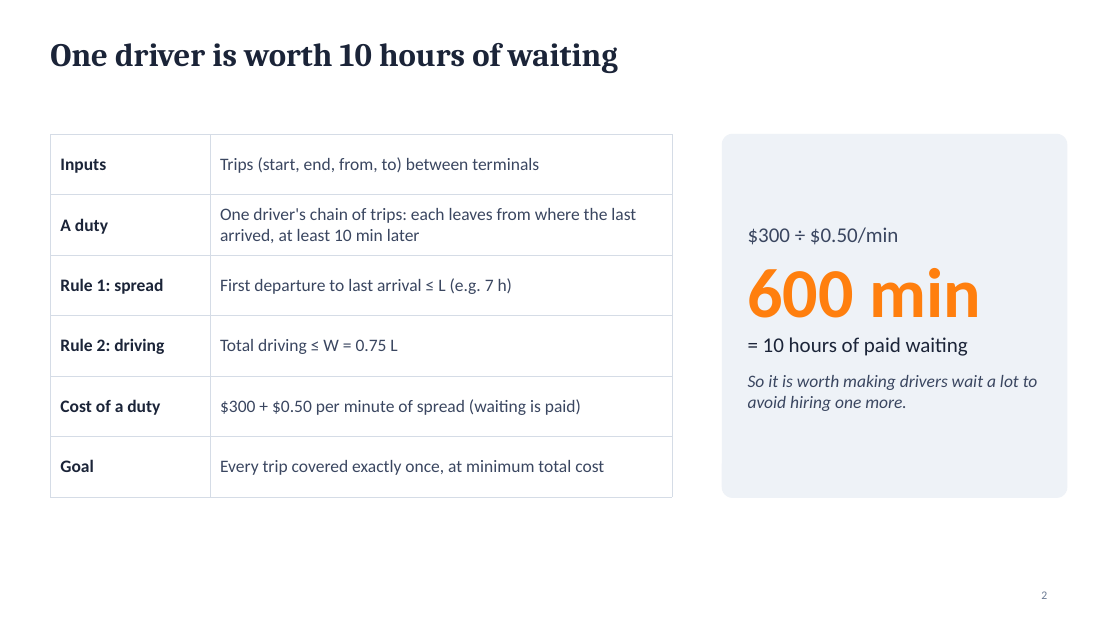
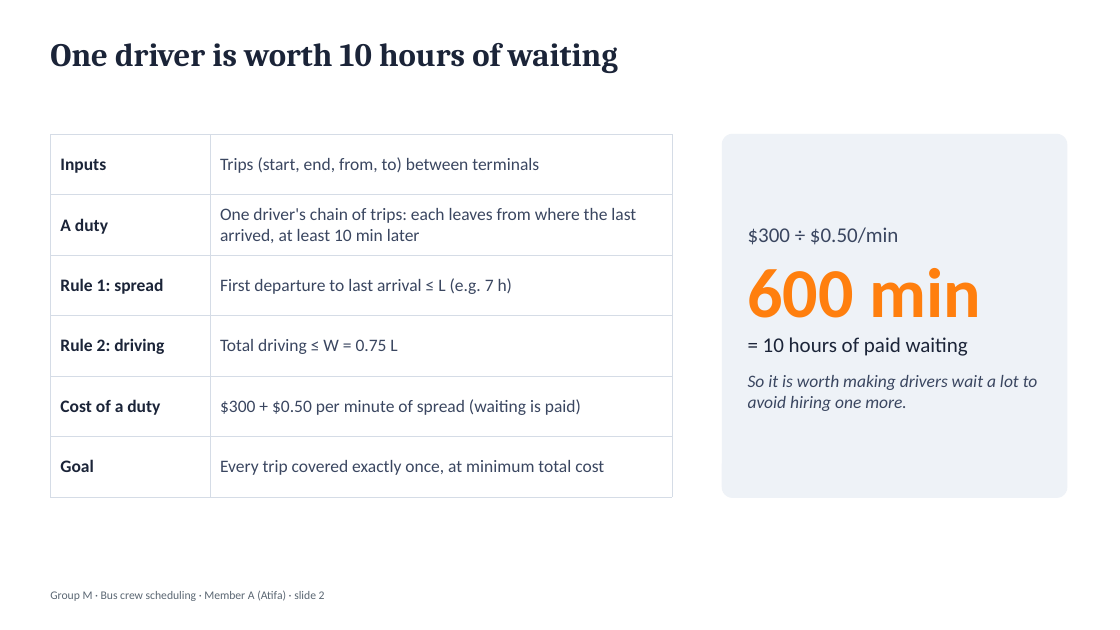
Before and after one commit to mariaakhoury/crew-scheduling, a slide deck: slide 2 of slides/slides_A.pptx. Drawn at 1120x630 pixels with LibreOffice and Linux fonts; fonts in the diff are those of the drawing. Boxes give left, top, right and bottom in pixels: in the first picture for what was removed or moved away, otherwise in the second. Text is boxed around its words. In the diff, an @@ line names an element or a change of style, - is before the commit and + after.

Commit message:
Slides 1-5: footer matching slides 6-14

```diff
--- a/slides/slides_A.pptx
+++ b/slides/slides_A.pptx
@@ text added at (50, 590, 325, 601), 10 pt, text #5B6773 @@
+Group M · Bus crew scheduling · Member A (Atifa) · slide 2
@@ page number removed at (1041, 591, 1047, 599) @@
-2
```
Also in this commit, not shown: 4 other slides changed.
